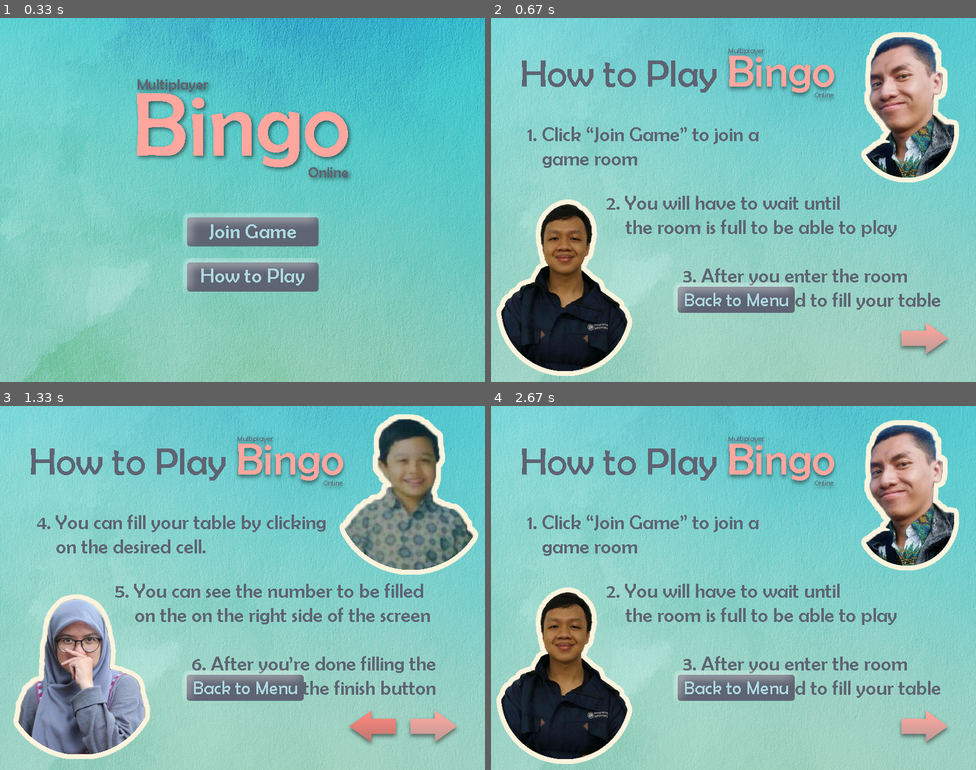
Above: before the commit, frames 1-4 (two rows, left to right).
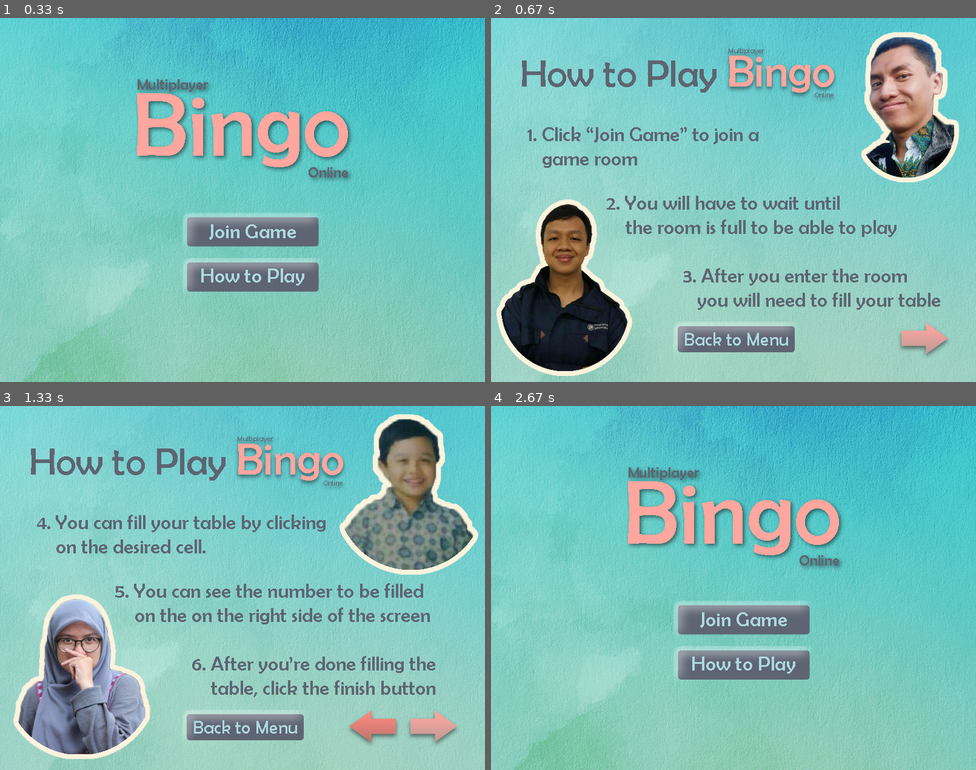
Above: after the commit, the same moments.

Repository: bagasys/bingo-online-pygame
Game: pygame game, started from app.py
The game is run twice, just before and just after one commit, with the same random seed, the same clock (stepped at 60 frames per second) and the same inputs.
Inputs (mouse positions are in pixels of both pictures, inside the frame that each line leads up to):
- Up to frame 1 (0.33 s): no input
- Up to frame 2 (0.67 s): click (743, 276) at 0.43 s
- Up to frame 3 (1.33 s): click (431, 729) at 0.8 s; click (373, 729) at 1.2 s
- Up to frame 4 (2.67 s): move the mouse to (864, 729) at 1.97 s; press the mouse at (864, 729) at 2 s; move the mouse to (777, 726) at 2.1 s; release the mouse at (694, 722) at 2.23 s; press the mouse at (743, 620) at 2.4 s; move the mouse to (830, 562) at 2.5 s; release the mouse at (912, 507) at 2.63 s

Frame 1 is identical in both runs. In frame 2, 3.7% of the frame differs, in the area x 37-63%, y 72-92%; in frame 3, 3.7%; in frame 4, 71%, in the area x 0-100%, y 0-100%.

Commit message:
ngepasin button back to menu

Diff:
--- a/app.py
+++ b/app.py
@@ -78,7 +78,7 @@
         btn_confirm = ButtonImg('confirm',0, 0, ['Confirm netral.png', 'Confirm hover.png', 'Confirm clicked.png'])
         btn_backtomenu = ButtonImg('back_to_menu', 0, 0, ['Back to Menu netral.png', 'Back to Menu hover.png', 'Back to Menu clicked.png'])
         self.buttons_welcome = [ButtonImg('join' ,300, 320, ['Join Game netral.png', 'Join Game hover.png', 'Join Game clicked.png']), ButtonImg('how_to_play' ,300, 395, ['How to Play netral.png', 'How to Play hover.png', 'How To Play clicked.png'])]
-        self.buttons_howtoplay = [ButtonImg('back_to_menu', 300, 435, ['Back to Menu netral.png', 'Back to M …(231 unchanged characters)…
+        self.buttons_howtoplay = [ButtonImg('back_to_menu', 300, 500, ['Back to Menu netral.png', 'Back to M …(231 unchanged characters)…
         self.buttons_prepare = [ButtonImg('finish', 555, 400, ['Finish netral.png', 'Finish hover.png', 'Finish clicked.png'])]
         self.buttons_play = [ButtonImg('confirm',555, 330, ['Confirm netral.png', 'Confirm hover.png', 'Confirm clicked.png']),]
         self.buttons_winner = [
@@ -91,7 +91,7 @@
 
 
 
-        self.button_reset = ButtonImg('reset', 333, 550, ['Back to Menu netral.png', 'Back to Menu hover.png', 'Back to Menu clicked.png'])
+        self.button_reset = ButtonImg('reset', 333, 535, ['Back to Menu netral.png', 'Back to Menu hover.png', 'Back to Menu clicked.png'])
 
     def start(self):
         while self.RUNNING:
